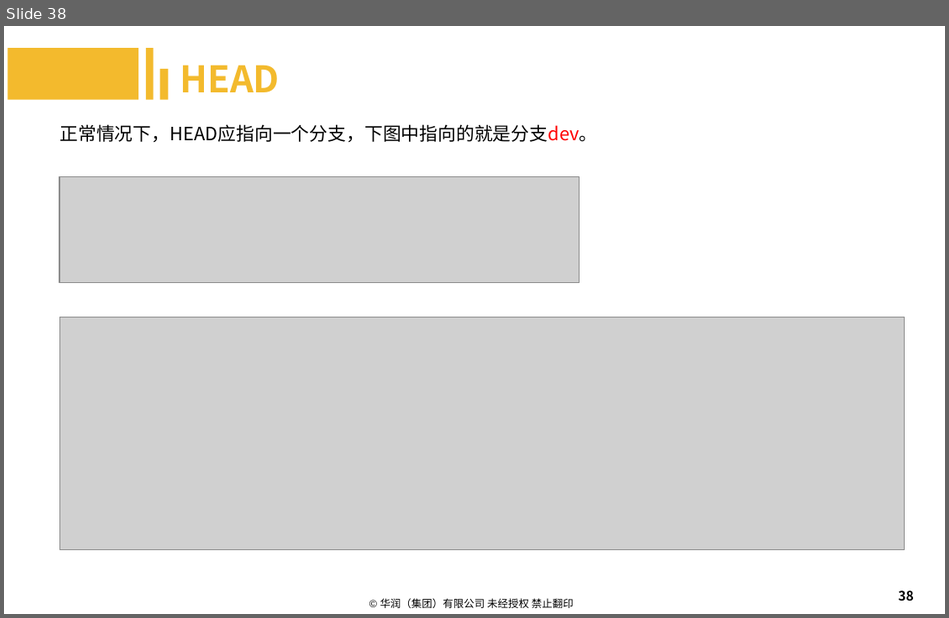
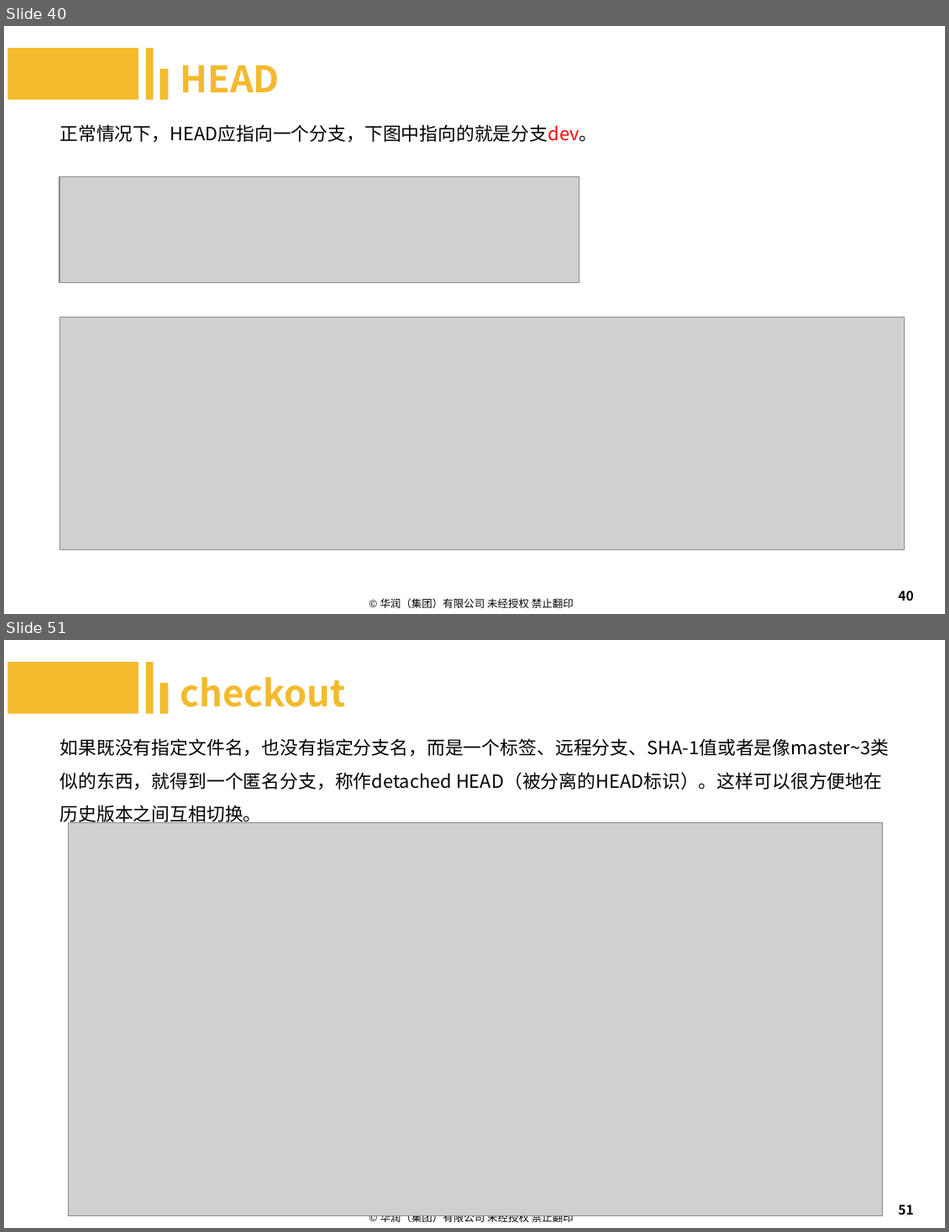
Before and after one commit to machenzhao/git-present, a slide deck: Git.pptx. Shown one above the other, each under a label of ours: slide 38 before the commit, slides 40 and 51 after it; the slides between them are not shown. The pictures are 949x618 and 949x1232 pixels, drawn with LibreOffice and Linux fonts; fonts in the diff are those of the drawing; grey boxes stand for pictures; background and template pictures are left out. Boxes give left, top, right and bottom in pixels: in the first picture for what was removed or moved away, otherwise in the second. Text is boxed around its words. In the diff, an @@ line names an element or a change of style, - is before the commit and + after.

```diff
--- a/Git.pptx
+++ b/Git.pptx
@@ slide 51 added at <box>4,640,945,1228</box>, background #FFFFFF; not listed: 1 template element that a slide beside it also shows @@
@@ rectangle added at <box>7,662,138,713</box>, fill #F3BA2D @@
@@ rectangle added at <box>146,662,154,713</box>, fill #F3BA2D @@
@@ rectangle added at <box>160,684,169,714</box>, fill #F3BA2D @@
@@ text added at <box>180,677,345,707</box>, 28 pt, text #F3BA2D, bold @@
+checkout
@@ text added at <box>60,738,889,826</box>, 14 pt, text #000000 @@
+如果既没有指定文件名，也没有指定分支名，而是一个标签、远程分支、SHA-1值或者是像master~3类似的东西，就得到一个匿名分支，称作detached HEAD（被分离的HEAD标识）。这样可以很方便地在历史版本之间互相切换。
@@ picture added at <box>68,822,883,1215</box> @@
@@ page number added at <box>898,1204,913,1215</box>, 10 pt, text #000000 @@
+51
@@ what was slide 38 is now slide 40 @@
@@ page number at <box>898,590,913,601</box>: text changed @@
-38
+40
```
Also in this commit, not shown: 5 slides changed, 27 other slides added, 1 slide removed.
